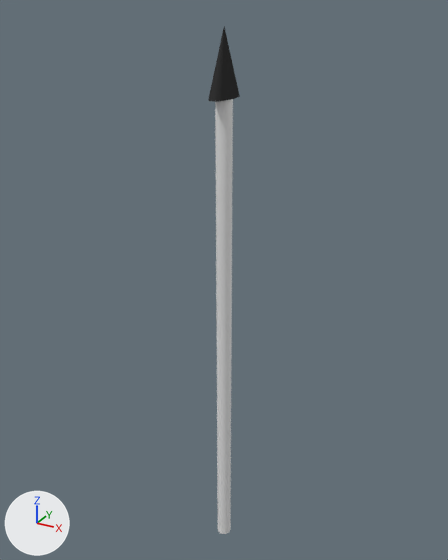
What one commit did to the Blender file New Unity Project/Assets/Objects/Weapons/basic_Wood_Spear.blend.
One viewpoint serves both versions: a camera (50 mm lens) standing at (10.46, -19.02, 11.95) and looking at (-0.32, 0.57, 2.15). Lighting does not change. The marker at lower left points along +X, +Y and +Z.
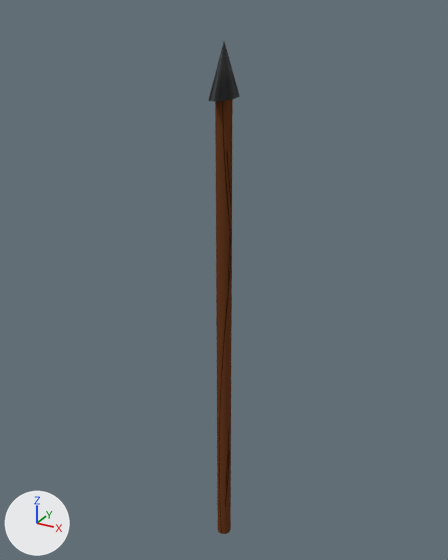
The newer file is also rescaled (x0.25), turned or shifted as a whole; pictures and numbers use the older file's frame.

Pixel boxes [x1, y1, x2, y2] of what changed, in the pictures (448 x 560 px):
'Cylinder', recoloured (grey to brown): [215, 99, 233, 534] in both
'Cylinder.001', mesh rescaled (18% shorter): before [208, 27, 240, 102]; after [208, 41, 240, 102]

Patch to the scene script:
```diff
--- a/New Unity Project/Assets/Objects/Weapons/basic_Wood_Spear.blend.py
+++ b/New Unity Project/Assets/Objects/Weapons/basic_Wood_Spear.blend.py
@@ img_material_006_base_color @@
+img_material_006_base_color = load_image('Material.006 Base Color', '_unpacked/Material.006_Base_Color', 1024, 1024, 'sRGB')
@@ mat_material_006 @@
+mat_material_006 = principled_material('Material.006')
+mat_material_006.texture = img_material_006_base_color
+mat_material_006.specular_ior_level = 0.0
@@ me_cylinder @@
 me_cylinder.from_pydata(...)  # 64 vertices, 34 faces; spans x -1.0..1.0, y -1.0..1.0, z -4.06..3.68
+me_cylinder.materials.append(mat_material_006)  # picture img_material_006_base_color
@@ me_cylinder_001 @@
 me_cylinder_001.from_pydata(...)  # 33 vertices, 33 faces; spans x -1.0..1.0, y -1.39..1.39, z -1.0..1.0
 # used by ob_cylinder_001; location = (0.0, 0.0, 10.28); scale = (0.34, 0.61, 1.14)
+# me_cylinder_001 part 1: the whole mesh is scaled about its middle by (1, 1, 0.807), then moved by (0.0, 0.0, -0.19)
 me_cylinder_001.materials.append(mat_irongray)
```
